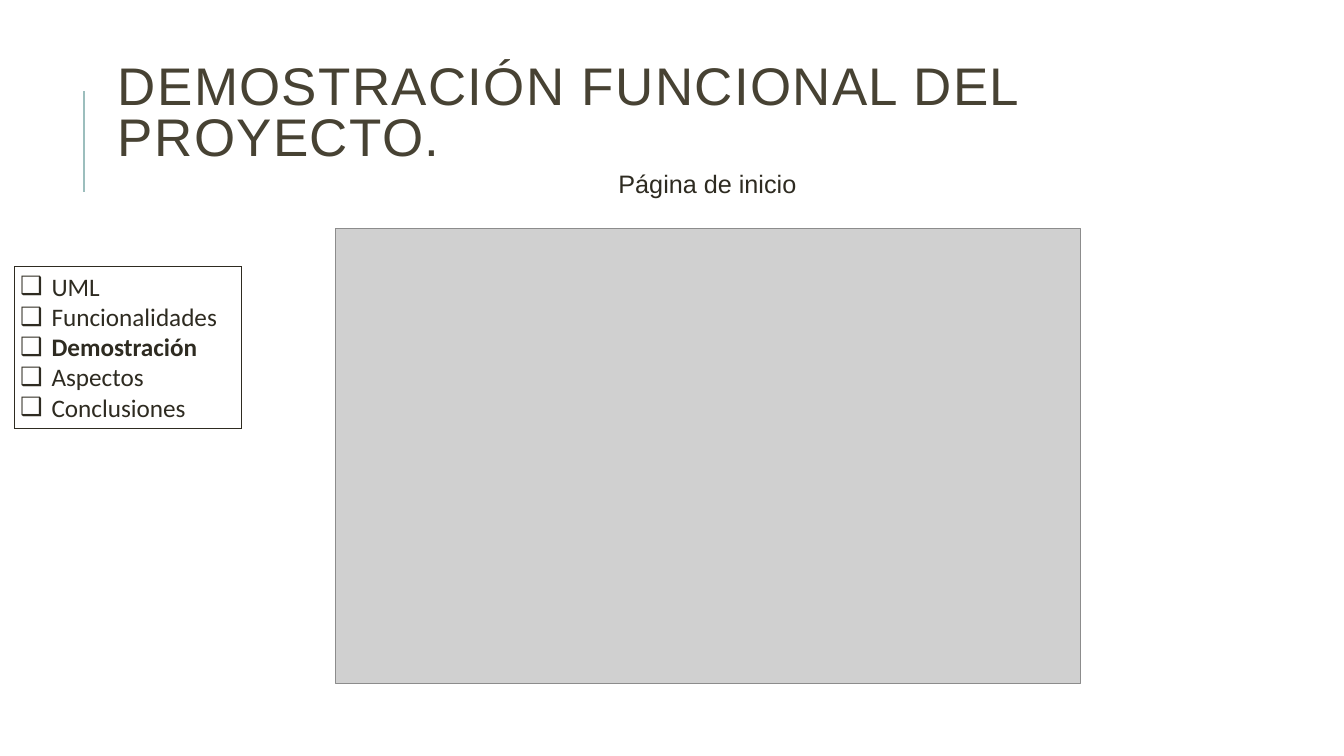
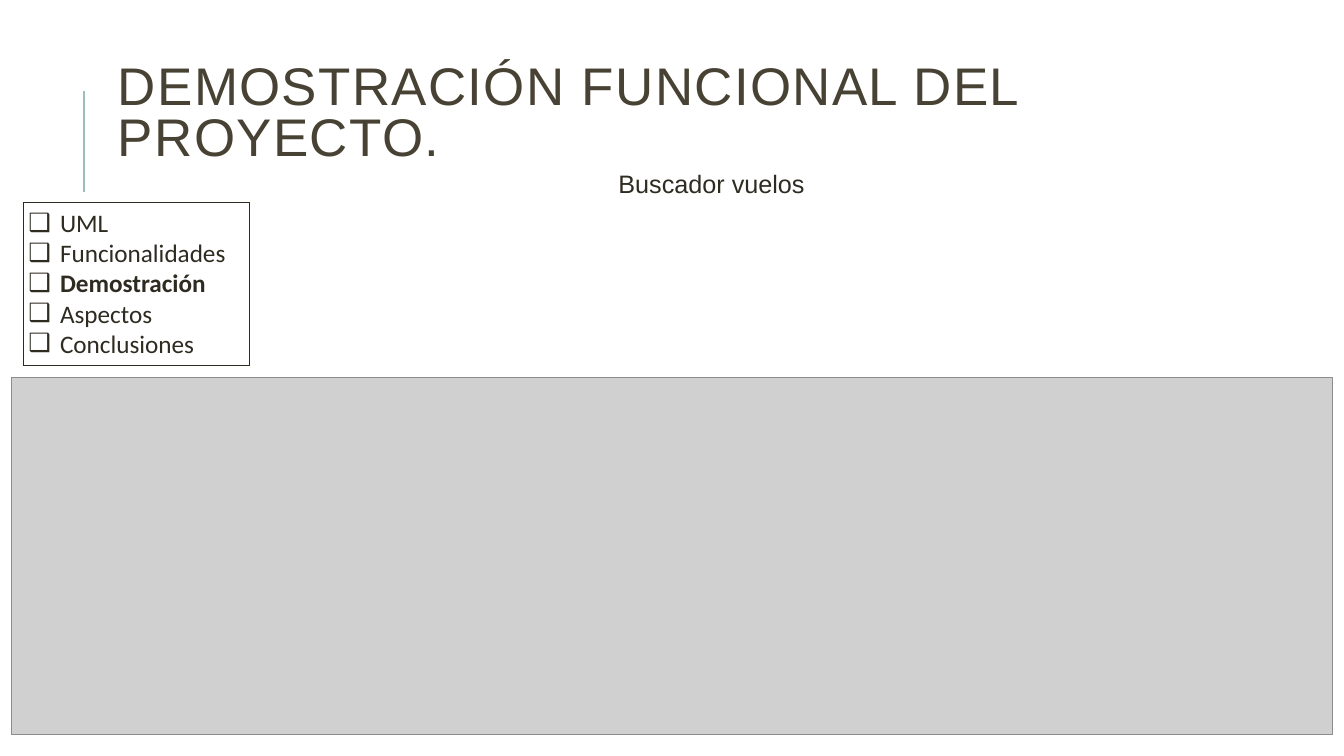
Before and after one commit to danielallhoff/M17-G4-AirDSS, a slide deck: slide 5 of AIRDSS.pptx. Drawn at 1344x756 pixels with LibreOffice and Linux fonts; fonts in the diff are those of the drawing; grey boxes stand for pictures. Boxes give left, top, right and bottom in pixels: in the first picture for what was removed or moved away, otherwise in the second. Text is boxed around its words. In the diff, an @@ line names an element or a change of style, - is before the commit and + after.

```diff
--- a/AIRDSS.pptx
+++ b/AIRDSS.pptx
@@ text at (618,174,805,194): text changed @@
-Página de inicio
+Buscador vuelos
@@ rectangle "UML": place and size @@
-rectangle "UML" at (15,266,242,430)
+rectangle "UML" at (23,203,250,366)
@@ picture removed at (336,229,1081,684) @@
@@ picture added at (11,378,1332,735) @@
```
Also in this commit, not shown: 1 other slide changed, 5 slides added.
